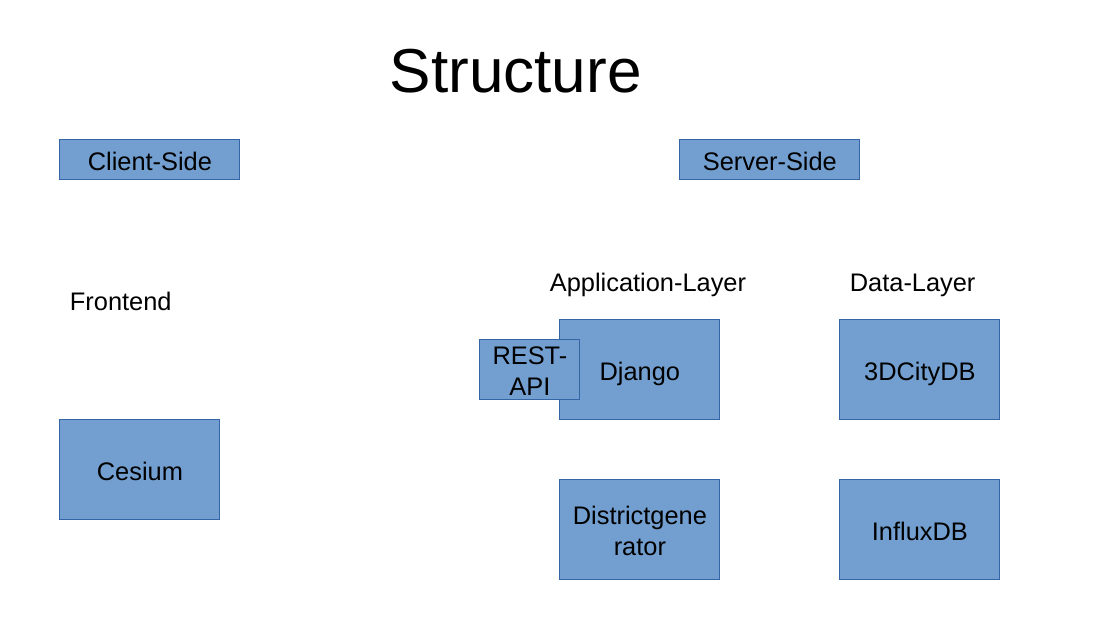
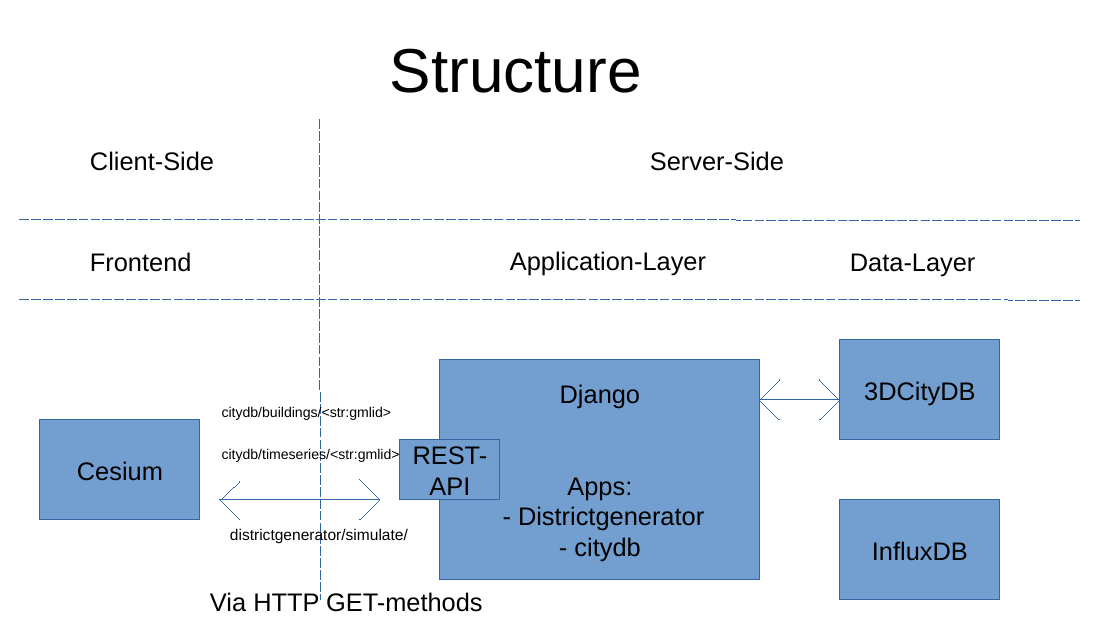
Before and after one commit to TUB-DVG/djangoCesium, a slide deck: slide 2 of doc/generalPresenation.odp. Drawn at 1120x630 pixels with LibreOffice and Linux fonts; fonts in the diff are those of the drawing. Boxes give left, top, right and bottom in pixels: in the first picture for what was removed or moved away, otherwise in the second. Text is boxed around its words. In the diff, an @@ line names an element or a change of style, - is before the commit and + after.

Commit message:
chaned presentation

```diff
--- a/doc/generalPresenation.odp
+++ b/doc/generalPresenation.odp
@@ text "Client-Side": place and size @@
-text "Client-Side" at bbox=[60, 140, 240, 180]
+text "Client-Side" at bbox=[90, 151, 214, 171]
@@ text "Client-Side" at bbox=[90, 151, 214, 171]: alignment centre to left; vertical alignment middle to top; fill #729FCF to none; outline #3465A4 0 pt to none @@
@@ line added from (320, 120) to (320, 601), #3465A4 0 pt dashed @@
@@ text "Server-Side" at bbox=[650, 151, 784, 171]: alignment centre to left; vertical alignment middle to top; fill #729FCF to none; outline #3465A4 0 pt to none @@
@@ text "Server-Side": place and size @@
-text "Server-Side" at bbox=[680, 140, 860, 180]
+text "Server-Side" at bbox=[650, 151, 784, 171]
@@ line added from (20, 221) to (1080, 221), #3465A4 0 pt dashed @@
@@ text "Frontend": place and size @@
-text "Frontend" at bbox=[70, 291, 172, 311]
+text "Frontend" at bbox=[90, 252, 192, 272]
@@ text "Application-Layer": place and size @@
-text "Application-Layer" at bbox=[550, 272, 746, 297]
+text "Application-Layer" at bbox=[510, 251, 706, 275]
@@ text "Data-Layer": place and size @@
-text "Data-Layer" at bbox=[850, 273, 976, 297]
+text "Data-Layer" at bbox=[850, 253, 976, 277]
@@ line added from (20, 300) to (1080, 300), #3465A4 0 pt dashed @@
@@ rectangle removed at bbox=[560, 320, 720, 420] @@
-Django
@@ rectangle "3DCityDB": place and size @@
-rectangle "3DCityDB" at bbox=[841, 320, 1000, 420]
+rectangle "3DCityDB" at bbox=[841, 340, 1000, 440]
@@ rectangle added at bbox=[440, 360, 760, 580], fill #729FCF, outline #3465A4 0 pt, 18 pt, text #000000 @@
+Django
+Apps:
+- Districtgenerator
+- citydb
@@ line added from (760, 400) to (781, 380), #3465A4 0 pt @@
@@ line added from (841, 400) to (820, 380), #3465A4 0 pt @@
@@ text added at bbox=[222, 406, 392, 421], 10 pt, text #000000 @@
+citydb/buildings/<str:gmlid>
@@ line added from (760, 400) to (781, 420), #3465A4 0 pt @@
@@ line added from (760, 400) to (841, 400), #3465A4 0 pt @@
@@ line added from (841, 400) to (820, 420), #3465A4 0 pt @@
@@ rectangle "Cesium": place and size @@
-rectangle "Cesium" at bbox=[60, 420, 220, 519]
+rectangle "Cesium" at bbox=[40, 420, 199, 519]
@@ text added at bbox=[222, 447, 400, 462], 10 pt, text #000000 @@
+citydb/timeseries/<str:gmlid>
@@ rectangle "REST-API": place and size @@
-rectangle "REST-API" at bbox=[480, 340, 579, 400]
+rectangle "REST-API" at bbox=[400, 440, 500, 500]
@@ line added from (221, 500) to (380, 500), #3465A4 0 pt @@
@@ line added from (221, 500) to (240, 482), #3465A4 0 pt @@
@@ line added from (221, 500) to (240, 520), #3465A4 0 pt @@
@@ line added from (380, 500) to (360, 480), #3465A4 0 pt @@
@@ line added from (380, 500) to (360, 520), #3465A4 0 pt @@
@@ rectangle removed at bbox=[560, 480, 720, 579] @@
-Districtgenerator
@@ rectangle "InfluxDB": place and size @@
-rectangle "InfluxDB" at bbox=[841, 480, 1000, 579]
+rectangle "InfluxDB" at bbox=[841, 500, 1000, 600]
@@ text added at bbox=[230, 527, 408, 543], 11 pt, text #000000 @@
+districtgenerator/simulate/
@@ text added at bbox=[210, 592, 483, 612], 18 pt, text #000000 @@
+Via HTTP GET-methods
```
Also in this commit, not shown: 5 other files.
